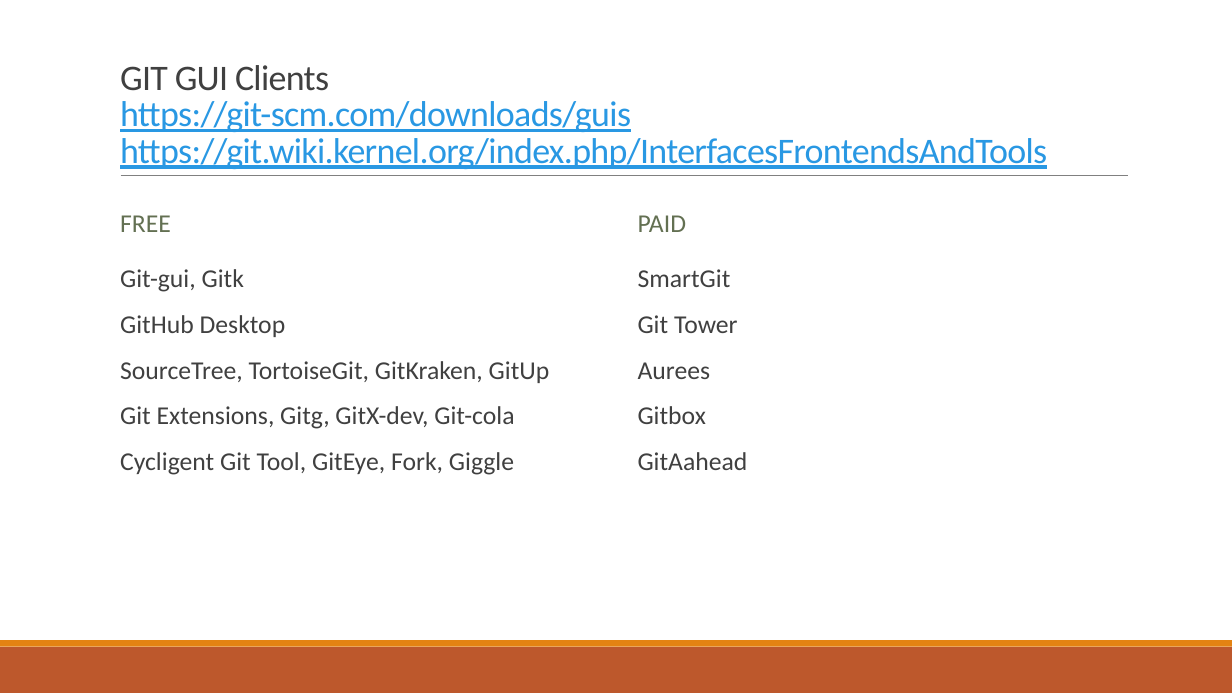
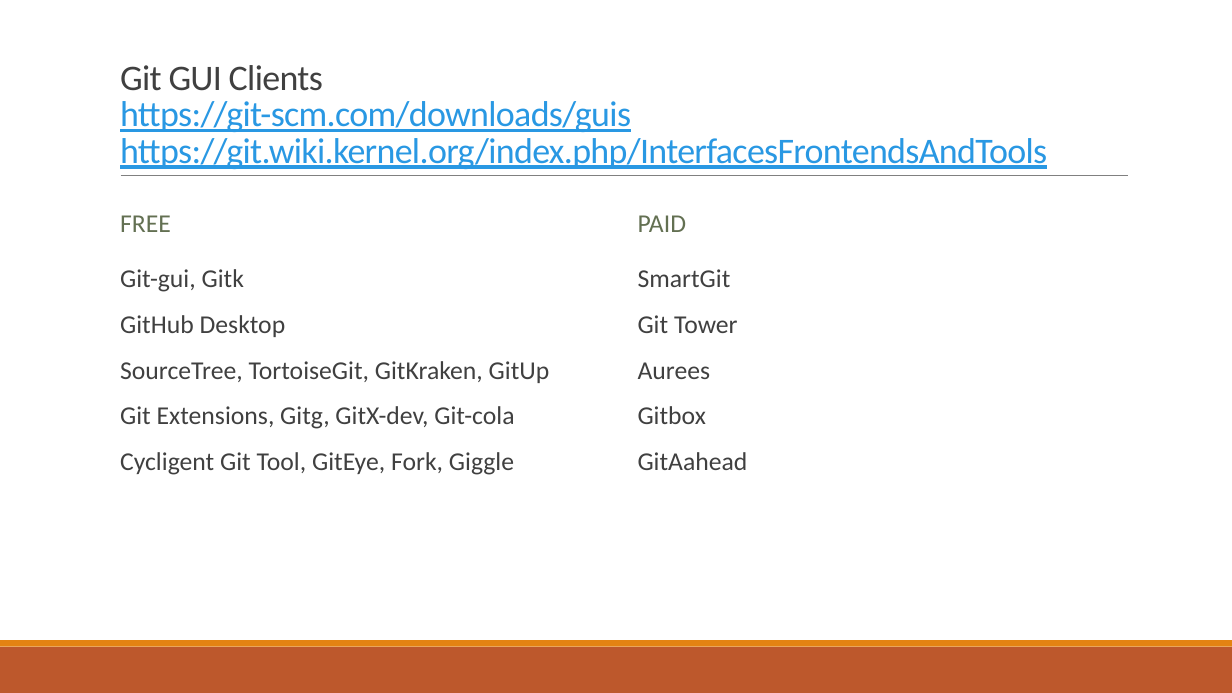
Before and after one commit to ekson73/Docs, a slide deck: slide 81 of Projeto VEK - GIT 4 VEK.pptx (slide 67 before the commit). Drawn at 1232x693 pixels with LibreOffice and Linux fonts; fonts in the diff are those of the drawing. Boxes give left, top, right and bottom in pixels: in the first picture for what was removed or moved away, otherwise in the second. Text is boxed around its words. In the diff, an @@ line names an element or a change of style, - is before the commit and + after.

```diff
--- a/Projeto VEK - GIT 4 VEK.pptx
+++ b/Projeto VEK - GIT 4 VEK.pptx
@@ title at [120,65,1047,169]: text changed @@
-GIT GUI Clients
-https://git-scm.com/downloads/guis
-https://git.wiki.kernel.org/index.php/InterfacesFrontendsAndTools
+Git GUI Clients
+https://git-scm.com/downloads/guis
+https://git.wiki.kernel.org/index.php/InterfacesFrontendsAndTools
```
Also in this commit, not shown: 15 other slides changed, 24 slides added, 2 slides removed, 2 other files.
